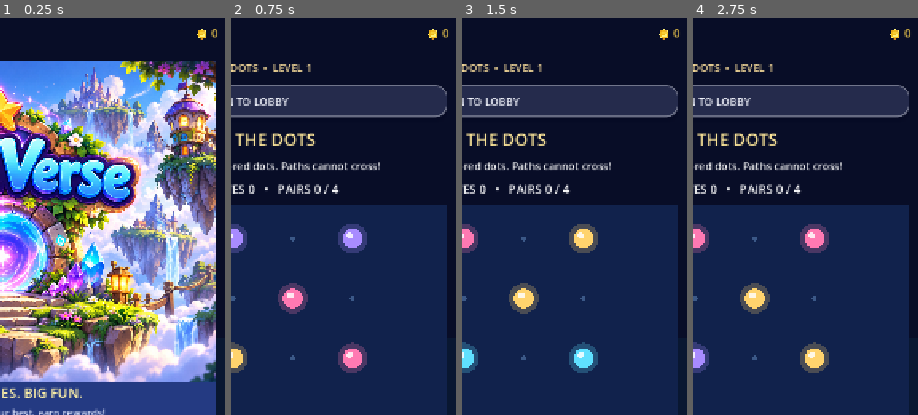
Above: before the commit, frames 1-4 (left to right).
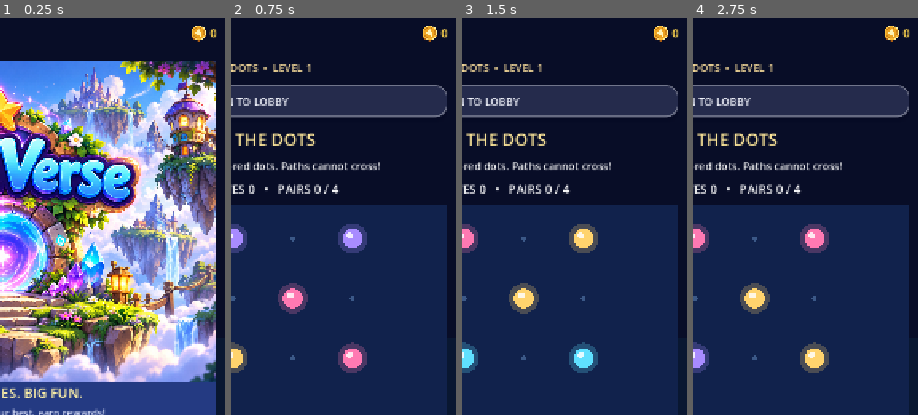
Above: after the commit, the same moments.

Repository: Lannon1484/MiniVerse-iphone-test
Game: Godot game, scene res://scenes/main.tscn
Same seed, same stepped clock (60 frames per second), same inputs: the game is played once before the commit and once after it.
Inputs:
- Up to frame 1 (0.25 s): no input
- Up to frame 2 (0.75 s): click "▶ PLAY A RANDOM GAME" at 0.5 s
- Up to frame 3 (1.5 s): click "NEXT PUZZLE" at 1.25 s
- Up to frame 4 (2.75 s): click "NEXT PUZZLE" at 2 s
The pictures show only the part of the screen within x 50-100%, y 2-52%; the shares and areas given below are measured in that part.

The runs differ from the first frame. In frame 1, 0.3% of the frame differs, in the area x 85-97%, y 2-7%; in frame 2, 0.3%; in frame 3, 0.3%; in frame 4, 0.3%.

Commit message:
MiniVerse-Gameplay-Foundations-Phase-2-Artwork-Fix

Diff:
--- a/scripts/difficulty.gd
+++ b/scripts/difficulty.gd
@@ -1,12 +1,23 @@
 extends RefCounted
 # Device-local progression; each completed round unlocks one difficulty step.
 const SAVE := "user://miniverse_difficulty.cfg"
+static var retry_levels: Dictionary = {}
+static func set_retry_level(game_id: String, retry_level: int) -> void:
+    retry_levels[game_id] = retry_level
+static func clear_retry_level(game_id: String) -> void:
+    retry_levels.erase(game_id)
 static func level(game_id: String) -> int:
+    if retry_levels.has(game_id):
+        return int(retry_levels[game_id])
     var cfg := ConfigFile.new()
     if cfg.load(SAVE) != OK:
         return 1
     return clampi(int(cfg.get_value("completed", game_id, 0)) + 1, 1, 20)
 static func complete(game_id: String) -> void:
+    # Replay does not erase progress or re-unlock levels already completed.
+    if retry_levels.has(game_id):
+        retry_levels.erase(game_id)
+        return
     var cfg := ConfigFile.new()
     cfg.load(SAVE)
     var count: int = int(cfg.get_value("completed", game_id, 0))
--- a/scripts/game_preview.gd
+++ b/scripts/game_preview.gd
@@ -106,6 +106,9 @@
             draw_circle(Vector2(x - 3.0, y - 3.0), 3.0, Color.WHITE)
         draw_line(Vector2(0.0, h * 0.8), Vector2(w, h * 0.8), Color("#d9faff"), 4.0)
     elif game_id == "memory":
+        var memory_art: Texture2D = preload("res://assets/ui/memory_icon.png")
+        draw_texture_rect(memory_art, Rect2(Vector2.ZERO, size), false)
+        return
         # Four playful face-up cards with distinct symbols for Memory Match.
         var card_w: float = w * 0.28
         var card_h: float = h * 0.30
--- a/scripts/main.gd
+++ b/scripts/main.gd
@@ -124,11 +124,21 @@
     subtitle.add_theme_font_size_override("font_size", 10)
     subtitle.add_theme_color_override("font_color", MUTED)
     brand.add_child(subtitle)
+    var wallet_group := HBoxContainer.new()
+    wallet_group.alignment = BoxContainer.ALIGNMENT_END
+    wallet_group.add_theme_constant_override("separation", 5)
+    header.add_child(wallet_group)
+    var coin_icon := TextureRect.new()
+    coin_icon.texture = preload("res://assets/ui/coin.png")
+    coin_icon.custom_minimum_size = Vector2(27, 27)
+    coin_icon.expand_mode = TextureRect.EXPAND_IGNORE_SIZE
+    coin_icon.stretch_mode = TextureRect.STRETCH_KEEP_ASPECT_CENTERED
+    wallet_group.add_child(coin_icon)
     var wallet := Label.new()
-    wallet.text = "🪙 %d" % coins
+    wallet.text = "%d" % coins
     wallet.add_theme_font_size_override("font_size", 18)
     wallet.add_theme_color_override("font_color", Color("#fcd34d"))
-    header.add_child(wallet)
+    wallet_group.add_child(wallet)
     var line := ColorRect.new()
     line.color = Color("#2a2f52")
     line.custom_minimum_size.y = 2
@@ -252,6 +262,7 @@
     return p
 
 func home():
+    Difficulty.clear_retry_level(game_id)
     _shell()
     # Mobile-first welcome panel with custom procedural fantasy artwork.
     var hero := PanelContainer.new()
@@ -425,6 +436,8 @@
     launch(GAMES[rng.randi_range(0, GAMES.size()-1)].id)
 
 func launch(id: String):
+    if game_id != id:
+        Difficulty.clear_retry_level(game_id)
     _play_sound(SFX_START)
     game_id = id
     recent_games.erase(id)
@@ -553,35 +566,39 @@
     var challenge_ids := ["fast", "merge", "stack", "memory", "whack", "sort", "snake", "dots", "hopper", "rhythm"]
     launch(challenge_ids[day_key % challenge_ids.size()])
 
+# The first five levels use explicit achievable score goals. Later goals
+# increase gradually. Puzzle completion is its own success condition.
+func _level_goal(id: String, played_level: int) -> int:
+    var base_goals := {"fast": 45, "merge": 24, "stack": 3, "whack": 65, "snake": 3, "hopper": 3, "rhythm": 25}
+    var base: int = int(base_goals.get(id, 1))
+    return maxi(1, int(round(float(base) * (1.0 + 0.12 * float(played_level - 1)))))
+
 func _finished(id: String, score: int, extra: Dictionary = {}):
     var previous_best: int = int(best_scores.get(id, 0))
     var played_level: int = Difficulty.level(id)
-    # Some games handle their own Next Level progression; keep existing behavior.
-    Difficulty.complete(id)
-    var record := score > previous_best
-    # Stars measure the current run against the player's own previous best.
-    # First attempts earn a baseline rating; better runs can reach three stars.
+    var goal: int = _level_goal(id, played_level)
+    var puzzle_completion: bool = id in ["memory", "sort", "dots"]
+    var passed: bool = puzzle_completion or score >= goal
     var stars_earned: int = 1
-    if score > 0:
-        stars_earned = 2 if previous_best == 0 or score >= int(previous_best * 0.65) else 1
-        if previous_best > 0 and score >= int(previous_best * 1.1):
-            stars_earned = 3
+    if passed:
+        stars_earned = 3 if puzzle_completion or score >= int(ceil(float(goal) * 1.6)) else 2
+        Difficulty.complete(id)
+    var record: bool = score > previous_best
     best_stars[id] = maxi(int(best_stars.get(id, 0)), stars_earned)
     if record:
         best_scores[id] = score
-    # Capped rewards keep different games from inflating the economy.
-    var reward := clampi(5 + int(sqrt(float(maxi(score, 0))) * 1.8), 5, 75)
-    var earned_xp := clampi(10 + int(sqrt(float(maxi(score, 0))) * 2.5), 10, 110)
+    var reward: int = clampi(5 + int(sqrt(float(maxi(score, 0))) * 1.8), 5, 75)
+    var earned_xp: int = clampi(10 + int(sqrt(float(maxi(score, 0))) * 2.5), 10, 110)
     coins += reward
     xp += earned_xp
     level = int(xp / 100) + 1
     _save()
-    _play_sound(SFX_WIN)
-    _results(id, score, reward, record, earned_xp, stars_earned, played_level)
-
-func _results(id: String, score: int, reward: int, record: bool, earned_xp: int, stars_earned: int, played_level: int):
+    _play_sound(SFX_WIN if passed else SFX_OOPS)
+    _results(id, score, reward, record, earned_xp, stars_earned, played_level, goal, passed)
+
+func _results(id: String, score: int, reward: int, record: bool, earned_xp: int, stars_earned: int, played_level: int, goal: int, passed: bool):
     _shell()
-    _heading("Round Complete", "Every attempt makes you better.")
+    _heading("Level Complete!" if passed else "Try Again!", "Level %d • %s" % [played_level, "Goal reached!" if passed else "You can retry this level."])
     var celebration := PanelContainer.new()
     celebration.add_theme_stylebox_override("panel", _style(Color("#25234e"), 22))
     content.add_child(celebration)
@@ -595,13 +612,13 @@
     stars.add_theme_color_override("font_color", Color("#ffdb78"))
     column.add_child(stars)
     var title := Label.new()
-    title.text = "NEW PERSONAL BEST!" if record else "NICE ROUND!"
+    title.text = "NEW PERSONAL BEST!" if record else ("LEVEL CLEARED!" if passed else "KEEP PRACTICING!")
     title.horizontal_alignment = HORIZONTAL_ALIGNMENT_CENTER
     title.add_theme_font_size_override("font_size", 23)
     title.add_theme_color_override("font_color", Color("#8eeaff") if record else TEXT)
     column.add_child(title)
     var result := Label.new()
-    result.text = "%s\n\nSCORE  %d\n\n+%d COINS     +%d XP" % [_game_name(id), score, reward, earned_xp]
+    result.text = "%s  •  LEVEL %d\n\nSCORE  %d  /  GOAL %d\n\n+%d COINS     +%d XP" % [_game_name(id), played_level, score, goal, reward, earned_xp]
     result.horizontal_alignment = HORIZONTAL_ALIGNMENT_CENTER
     result.add_theme_font_size_override("font_size", 21)
     result.add_theme_color_override("font_color", TEXT)
@@ -617,9 +634,15 @@
     confetti.set_anchors_and_offsets_preset(Control.PRESET_FULL_RECT)
     confetti.mouse_filter = Control.MOUSE_FILTER_IGNORE
     add_child(confetti)
-    content.add_child(_button("NEXT LEVEL  →", func(): launch(id), ACCENT))
+    if passed:
+        content.add_child(_button("NEXT LEVEL  →", func(): launch(id), ACCENT))
+    content.add_child(_button("↻  RETRY LEVEL %d" % played_level, func(): _retry_level(id, played_level), PANEL2))
 
     content.add_child(_button("⌂  BACK TO MINIVERSE", home, PANEL2))
+
+func _retry_level(id: String, played_level: int) -> void:
+    Difficulty.set_retry_level(id, played_level)
+    launch(id)
 
 func _game_data(id: String) -> Dictionary:
     for g in GAMES:
Binary file added: assets/ui/coin.png
Not shown, added: assets/ui/coin.png.import
Binary file added: assets/ui/memory_icon.png
Not shown, added: assets/ui/memory_icon.png.import
Not shown, changed: scripts/difficulty.gd.uid
Not shown, changed: scripts/game_preview.gd.uid
Not shown, changed: scripts/main.gd.uid
Not shown, changed: index.html
Not shown, changed: index.pck
